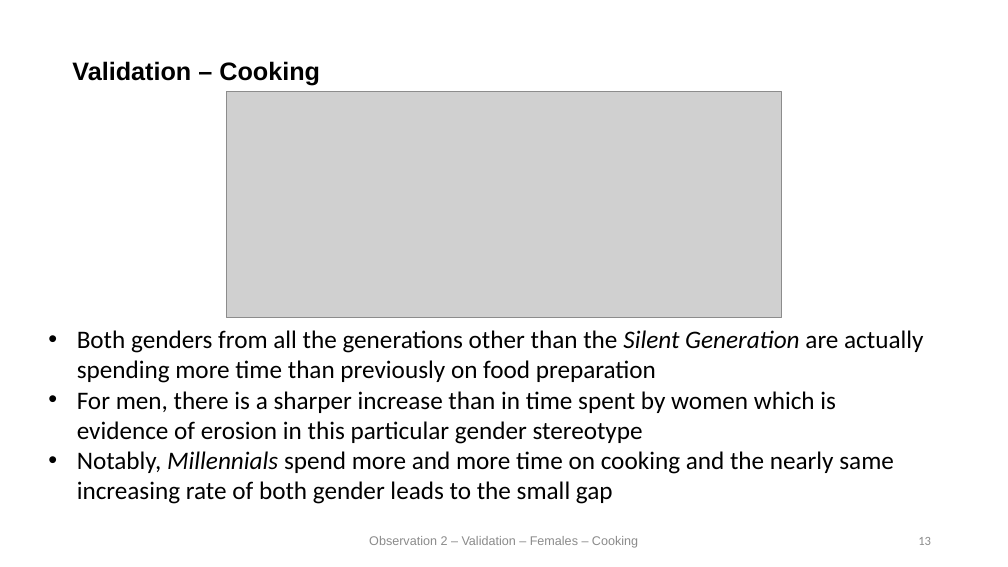
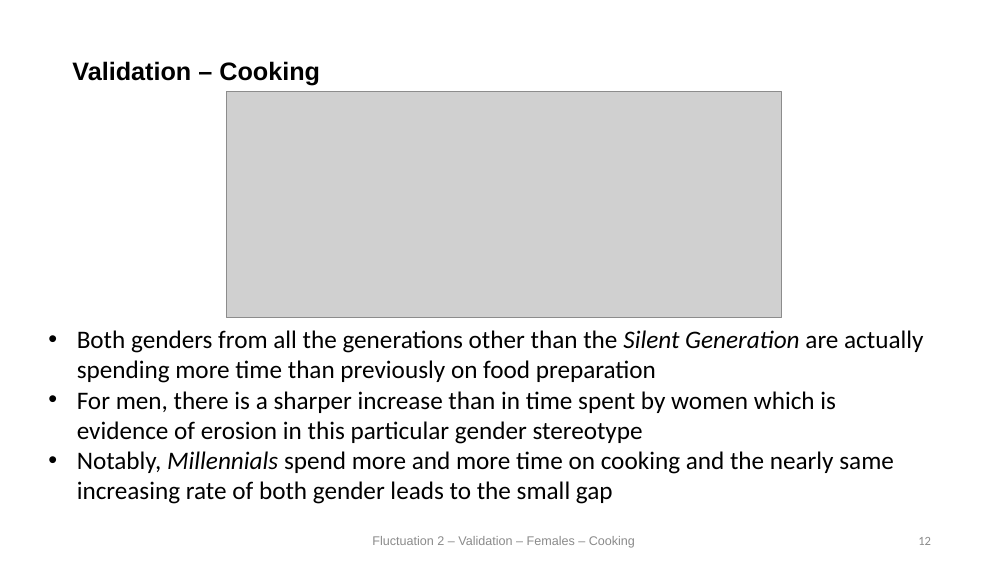
Before and after one commit to HarrisonWilde/AmericanTimeUseSurvey, a slide deck: slide 12 of Presentation/slides (1).pptx (slide 13 before the commit). Drawn at 1008x567 pixels with LibreOffice and Linux fonts; fonts in the diff are those of the drawing; grey boxes stand for pictures. Boxes give left, top, right and bottom in pixels: in the first picture for what was removed or moved away, otherwise in the second. Text is boxed around its words. In the diff, an @@ line names an element or a change of style, - is before the commit and + after.

```diff
--- a/Presentation/slides (1).pptx
+++ b/Presentation/slides (1).pptx
@@ text at bbox=[372, 536, 635, 548]: text changed @@
-Observation 2 – Validation – Females – Cooking
+Fluctuation 2 – Validation – Females – Cooking
```
Also in this commit, not shown: 9 other slides changed, 1 slide added, 2 slides removed, 26 other files.
